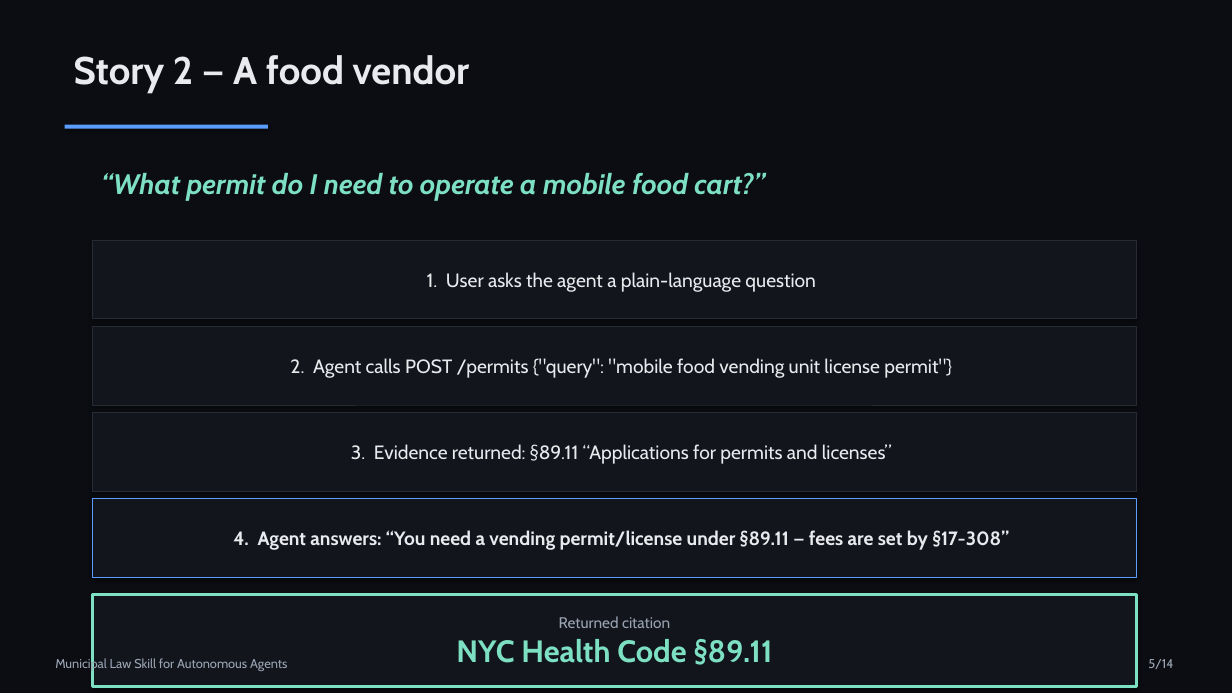
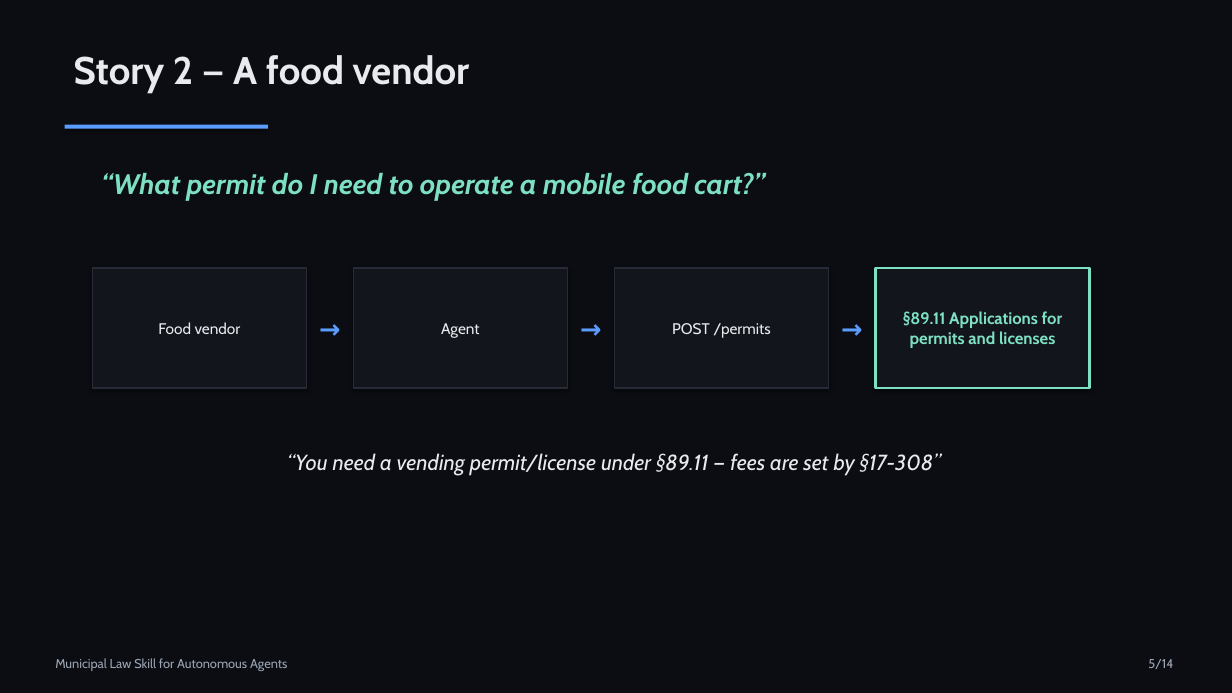
Before and after one commit to swamx/nanda-municipal-laws, a slide deck: slide 5 of docs/presentation/Municipal-Law-Skill.pptx. Drawn at 1232x693 pixels with LibreOffice and Linux fonts; fonts in the diff are those of the drawing. Boxes give left, top, right and bottom in pixels: in the first picture for what was removed or moved away, otherwise in the second. Text is boxed around its words. In the diff, an @@ line names an element or a change of style, - is before the commit and + after.

```diff
--- a/docs/presentation/Municipal-Law-Skill.pptx
+++ b/docs/presentation/Municipal-Law-Skill.pptx
@@ rectangle removed at bbox=[92, 240, 1137, 319] @@
-1. User asks the agent a plain-language question
@@ rectangle added at bbox=[92, 268, 307, 388], fill #12151C, outline #262B36 1.25 pt, 12 pt, text #E8EAED @@
+Food vendor
@@ text added at bbox=[307, 268, 354, 388], 20 pt, text #5B9DFF, bold @@
+→
@@ rectangle added at bbox=[353, 268, 567, 388], fill #12151C, outline #262B36 1.25 pt, 12 pt, text #E8EAED @@
+Agent
@@ text added at bbox=[567, 268, 615, 388], 20 pt, text #5B9DFF, bold @@
+→
@@ rectangle added at bbox=[615, 268, 829, 388], fill #12151C, outline #262B36 1.25 pt, 12 pt, text #E8EAED @@
+POST /permits
@@ text added at bbox=[829, 268, 876, 388], 20 pt, text #5B9DFF, bold @@
+→
@@ rectangle "§89.11 Applications for permits and ...": place and size @@
-rectangle "§89.11 Applications for permits and ..." at bbox=[92, 413, 1137, 492]
+rectangle "§89.11 Applications for permits and ..." at bbox=[875, 268, 1090, 388]
@@ rectangle "§89.11 Applications for permits and ..." at bbox=[875, 268, 1090, 388]: outline #262B36 0.75 pt to #7EE0C3 2 pt @@
@@ rectangle removed at bbox=[92, 326, 1137, 405] @@
-2. Agent calls POST /permits {"query": "mobile food vending unit license permit"}
@@ text in rectangle at bbox=[903, 311, 1063, 348]: text changed; size 15 to 13 pt; text colour #E8EAED to #7EE0C3; bold on @@
-3. Evidence returned: §89.11 “Applications for permits and licenses”
+§89.11 Applications for permits and licenses
@@ text "“You need a vending permit/license ...": place and size @@
-text "“You need a vending permit/license ..." at bbox=[92, 499, 1137, 578]
+text "“You need a vending permit/license ..." at bbox=[287, 453, 942, 476]
@@ text "“You need a vending permit/license ..." at bbox=[287, 453, 942, 476]: fill #12151C to none; outline #5B9DFF 0.75 pt to none; shadow off @@
@@ text at bbox=[287, 453, 942, 476]: text changed; size 15 to 17 pt; bold off; italic on @@
-4. Agent answers: “You need a vending permit/license under §89.11 — fees are set by §17-308”
+“You need a vending permit/license under §89.11 — fees are set by §17-308”
@@ rectangle removed at bbox=[92, 594, 1137, 687] @@
-Returned citation
-NYC Health Code §89.11
```
Also in this commit, not shown: 10 other slides changed, 9 other files.
